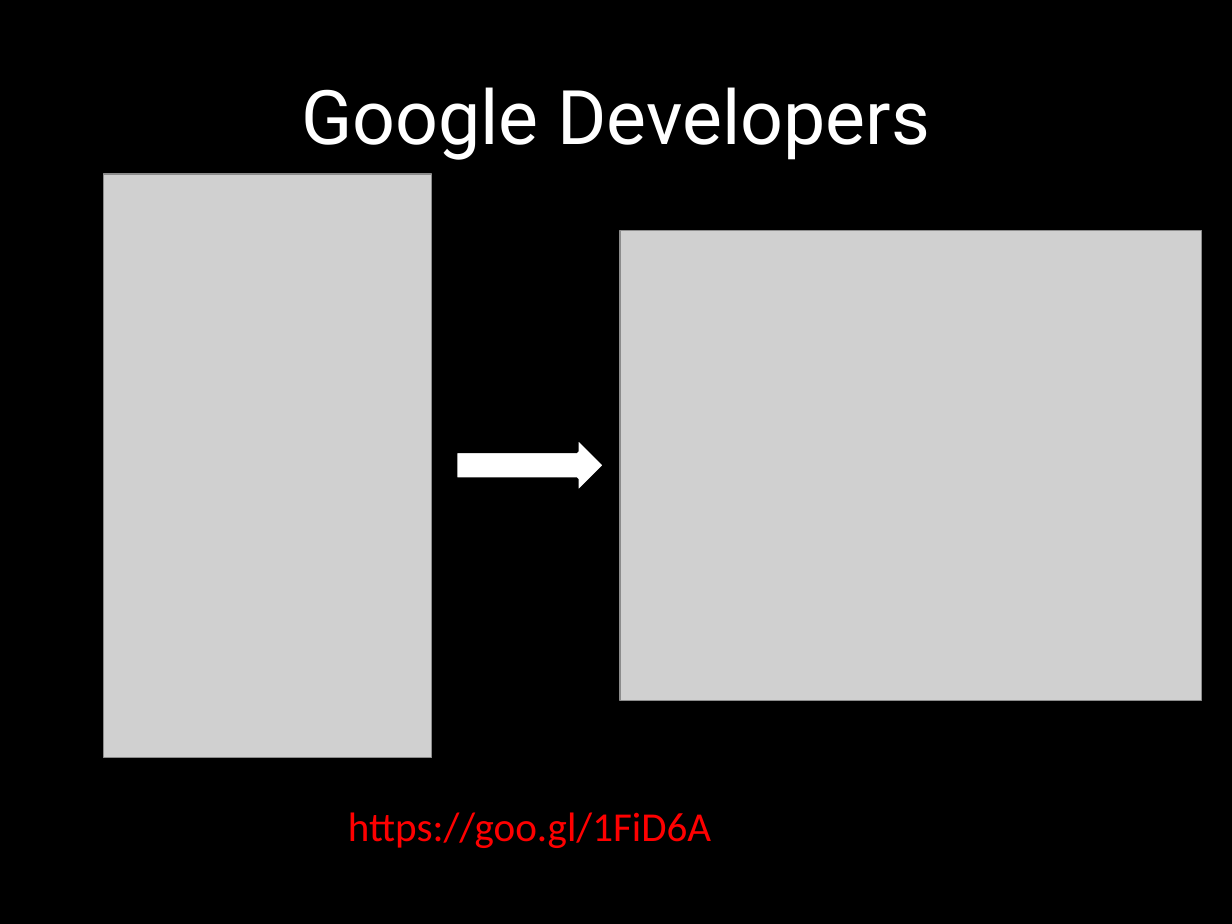
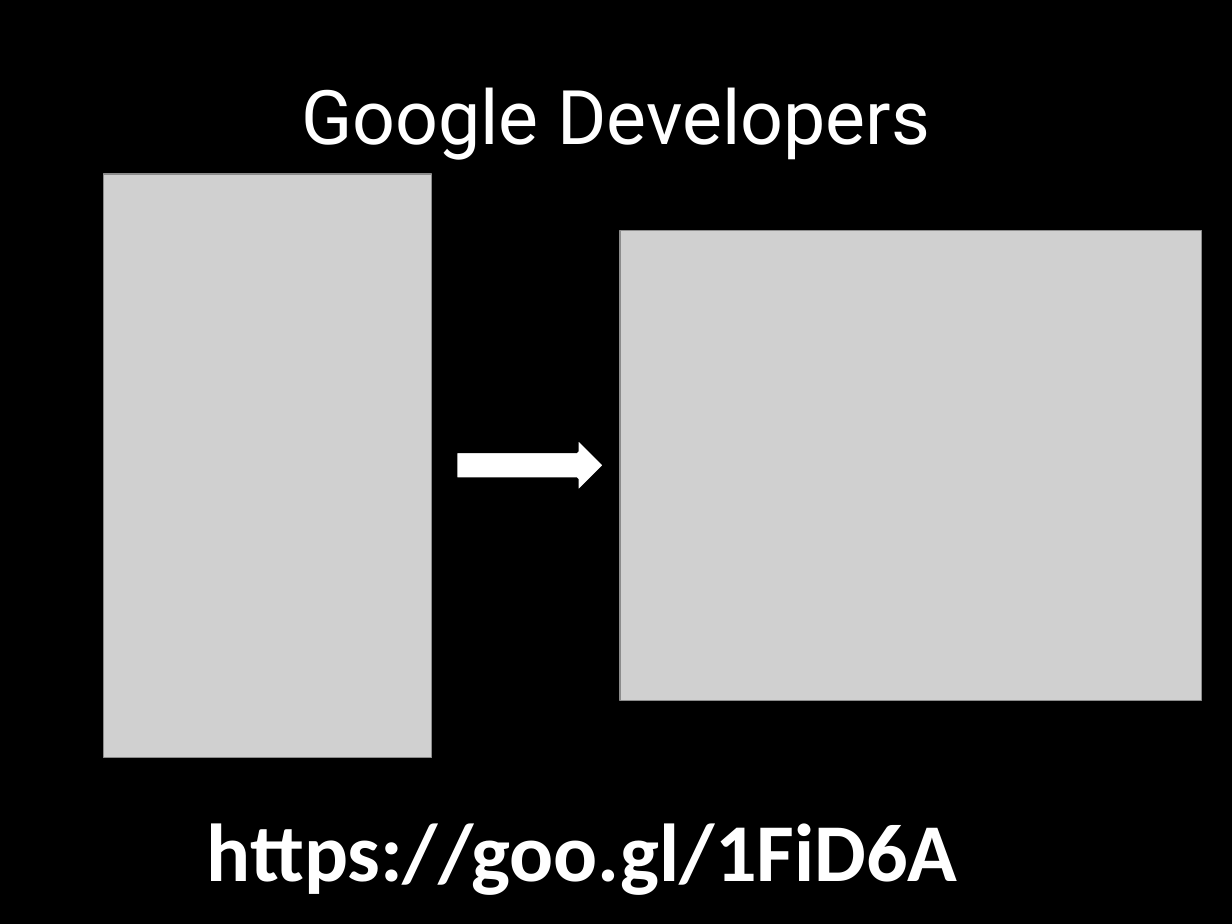
Before and after one commit to jayrav13/hackhers-apiworkshop, a slide deck: slide 4 of presentation/Intro-to-APIs.pptx. Drawn at 1232x924 pixels with LibreOffice and Linux fonts; fonts in the diff are those of the drawing; grey boxes stand for pictures. Boxes give left, top, right and bottom in pixels: in the first picture for what was removed or moved away, otherwise in the second. Text is boxed around its words. In the diff, an @@ line names an element or a change of style, - is before the commit and + after.

```diff
--- a/presentation/Intro-to-APIs.pptx
+++ b/presentation/Intro-to-APIs.pptx
@@ text "https://goo.gl/1FiD6A": place and size @@
-text "https://goo.gl/1FiD6A" at (348,812,711,848)
+text "https://goo.gl/1FiD6A" at (207,823,957,895)
@@ text "https://goo.gl/1FiD6A" at (207,823,957,895): size 24 to 48 pt, text colour #FF0000 to #FFFFFF, bold on @@
```
Also in this commit, not shown: 1 other slide changed, 3 other files.
